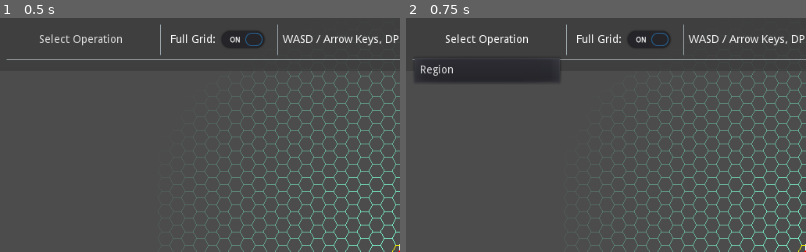
Above: before the commit, frames 1-2 (left to right).
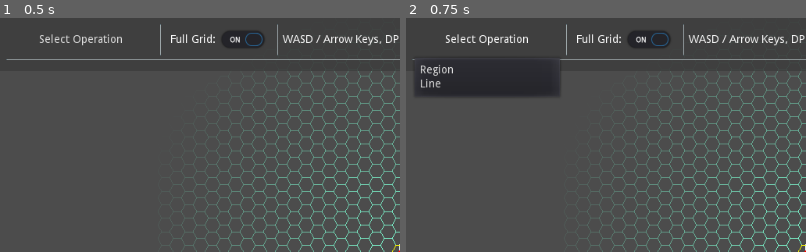
Above: after the commit, the same moments.

Repository: ObsidianBlk/HexGrid3Demo
Game: Godot game, scene res://Scenes/World.tscn
Same seed, same stepped clock (60 frames per second), same inputs: the game is played once before the commit and once after it.
Inputs:
- Up to frame 1 (0.5 s): no input
- Up to frame 2 (0.75 s): click "Select Operation" at 0.5 s
The pictures show only the part of the screen within x 0-50%, y 0-50%; the shares and areas given below are measured in that part.

Frame 1 is identical in both runs. In frame 2, 1.9% of the frame differs, in the area x 2-39%, y 26-34%.

Commit message:
Added Line operation. HexGrid has new replace_highlight_region() method which is a shorthand for calling remove then add for the same region.

Diff:
--- a/Scenes/World.gd
+++ b/Scenes/World.gd
@@ -15,6 +15,9 @@
 
 var _operation_mode : String = ""
 var _region_radius : int = 1
+
+var _line_pos : HexCell = HexCell.new()
+var _line_started : bool = false
 
 # --------------------------------------------------------------------------------------------------
 # Onready Variables
@@ -48,12 +51,29 @@
 				var origin : HexCell = hexgrid.get_origin()
 				if event is InputEventMouseButton:
 					origin.from_point(get_global_mouse_position() / hexgrid.cell_size)
-				if hexgrid.has_highlight_region("Region"):
-					hexgrid.change_highlight_region_cells("Region", origin.get_region(_region_radius))
-				else:
-					hexgrid.add_highlight_region("Region", origin.get_region(_region_radius), Color.tomato)
+				hexgrid.replace_highlight_region("Region", origin.get_region(_region_radius), Color.tomato)
 			elif event.is_action_pressed("interact_alt"):
 				hexgrid.remove_highlight_region("Region")
+		"Line":
+			if _line_started and event is InputEventMouseMotion:
+				var mouse_cell : HexCell = HexCell.new(get_global_mouse_position() / hexgrid.cell_size, true, hexgrid.cell_orientation)
+				if not mouse_cell.eq(_line_pos):
+					hexgrid.replace_highlight_region("Line", _line_pos.get_line_to_cell(mouse_cell), Color.lightsteelblue, 1)
+
+			if event.is_action_pressed("interact"):
+				var cell : HexCell = hexgrid.get_origin()
+				if event is InputEventMouseButton:
+					cell.from_point(get_global_mouse_position() / hexgrid.cell_size)
+				if _line_started:
+					hexgrid.remove_highlight_region("Line_Start")
+					hexgrid.replace_highlight_region("Line", _line_pos.get_line_to_cell(cell), Color.orange, 1)
+					_line_started = false
+				else:
+					_line_started = true
+					_line_pos = cell
+					hexgrid.add_highlight_region("Line_Start", [cell], Color.orange, 2)
+			elif event.is_action_pressed("interact_alt"):
+				_ClearOp()
 
 
 func _draw():
@@ -64,17 +84,38 @@
 	var dir : Vector2 = _dir_br - _dir_tl
 	if dir.length_squared() > 0.1:
 		camera_node.global_position += dir * CAMERA_SPEED * delta
+		if _operation_mode == "Line" and _line_started:
+			var cell : HexCell = hexgrid.get_origin()
+			cell.from_point(camera_node.global_position / hexgrid.cell_size)
+			hexgrid.replace_highlight_region("Line", _line_pos.get_line_to_cell(cell), Color.lightsteelblue, 1)
+
+# --------------------------------------------------------------------------------------------------
+# Private Methods
+# --------------------------------------------------------------------------------------------------
+func _ClearOp() -> void:
+	match _operation_mode:
+		"Region":
+			hexgrid.remove_highlight_region("Region")
+		"Line":
+			hexgrid.remove_highlight_region("Line_start")
+			hexgrid.remove_highlight_region("Line")
+			_line_started = false
+
 
 # --------------------------------------------------------------------------------------------------
 # Override Methods
 # --------------------------------------------------------------------------------------------------
 func _on_toolbar_operation_requested(req):
 	if "op" in req:
-		_operation_mode = req["op"]
+		if req["op"] != _operation_mode:
+			_ClearOp()
+			_operation_mode = req["op"]
 		match req["op"]:
 			"Region":
 				if "r" in req:
 					_region_radius = req["r"]
+			"Line":
+				pass # Technically, it's already been done :)
 			_:
 				_operation_mode = ""
 	if "cmd" in req:
--- a/Scripts/HexGrid.gd
+++ b/Scripts/HexGrid.gd
@@ -543,6 +543,10 @@
 		_QueueRedraw()
 		emit_signal("region_removed", region_name)
 
+func replace_highlight_region(region_name : String, cells : Array, color : Color = Color.bisque, priority : int = 0) -> int:
+	remove_highlight_region(region_name)
+	return add_highlight_region(region_name, cells, color, priority)
+
 func has_highlight_region(region_name : String) -> bool:
 	return region_name in _highlight_regions
 
--- /dev/null
+++ b/UI/Toolbar/Line/Line.gd
@@ -0,0 +1,25 @@
+extends Control
+
+# ------------------------------------------------------------------------------
+# Signals
+# ------------------------------------------------------------------------------
+signal operation_requested(req)
+
+
+# ------------------------------------------------------------------------------
+# Override Methods
+# ------------------------------------------------------------------------------
+func _ready() -> void:
+	visible = false
+
+# ------------------------------------------------------------------------------
+# Public Methods
+# ------------------------------------------------------------------------------
+func show_if_named(op_name : String) -> void:
+	if op_name == name:
+		emit_signal("operation_requested", {
+			"op":"Line"
+		})
+		visible = true
+	else:
+		visible = false
--- /dev/null
+++ b/UI/Toolbar/Line/Line.tscn
@@ -0,0 +1,19 @@
+[gd_scene load_steps=2 format=2]
+
+[ext_resource path="res://UI/Toolbar/Line/Line.gd" type="Script" id=1]
+
+[node name="Line" type="HBoxContainer"]
+anchor_right = 1.0
+script = ExtResource( 1 )
+
+[node name="Label" type="Label" parent="."]
+margin_right = 31.0
+margin_bottom = 14.0
+custom_colors/font_color = Color( 0.662745, 0.662745, 0.662745, 1 )
+text = "Line:"
+
+[node name="Label2" type="Label" parent="."]
+margin_left = 35.0
+margin_right = 447.0
+margin_bottom = 14.0
+text = "LMB / A to both start and end a line. RMB / B to clear drawn line."
--- a/UI/Toolbar/Toolbar.gd
+++ b/UI/Toolbar/Toolbar.gd
@@ -32,7 +32,6 @@
 	for op in ops_container.get_children():
 		if op.has_method("show_if_named"):
 			op.show_if_named(item_name)
-			break
 
 func _on_operation_requested(req : Dictionary) -> void:
 	emit_signal("operation_requested", req)
--- a/UI/Toolbar/Toolbar.tscn
+++ b/UI/Toolbar/Toolbar.tscn
@@ -1,7 +1,8 @@
-[gd_scene load_steps=3 format=2]
+[gd_scene load_steps=4 format=2]
 
 [ext_resource path="res://UI/Toolbar/Toolbar.gd" type="Script" id=1]
 [ext_resource path="res://UI/Toolbar/Region/Region.tscn" type="PackedScene" id=2]
+[ext_resource path="res://UI/Toolbar/Line/Line.tscn" type="PackedScene" id=3]
 
 [node name="Toolbar" type="MarginContainer"]
 anchor_right = 1.0
@@ -75,4 +76,9 @@
 margin_right = 1008.0
 margin_bottom = 16.0
 
+[node name="Line" parent="MC/Rows/Ops" instance=ExtResource( 3 )]
+anchor_right = 0.0
+margin_right = 1008.0
+margin_bottom = 16.0
+
 [connection signal="toggled" from="MC/Rows/HBC/FullGrid" to="." method="_on_full_grid_toggled"]
